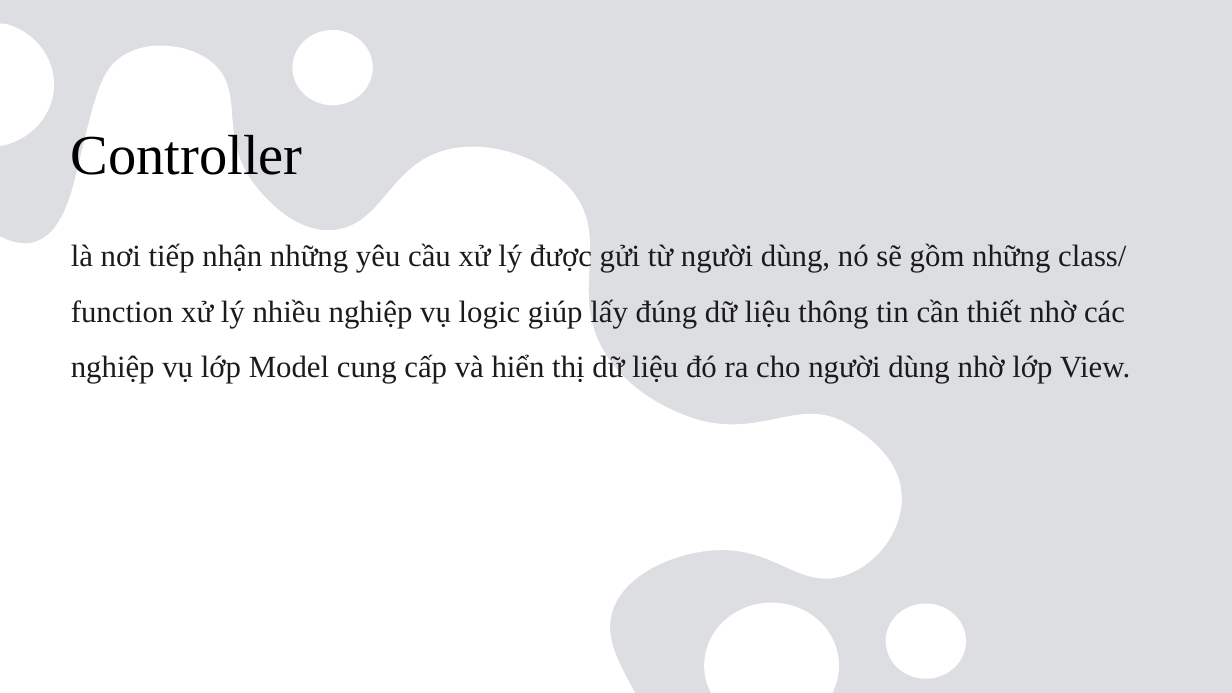
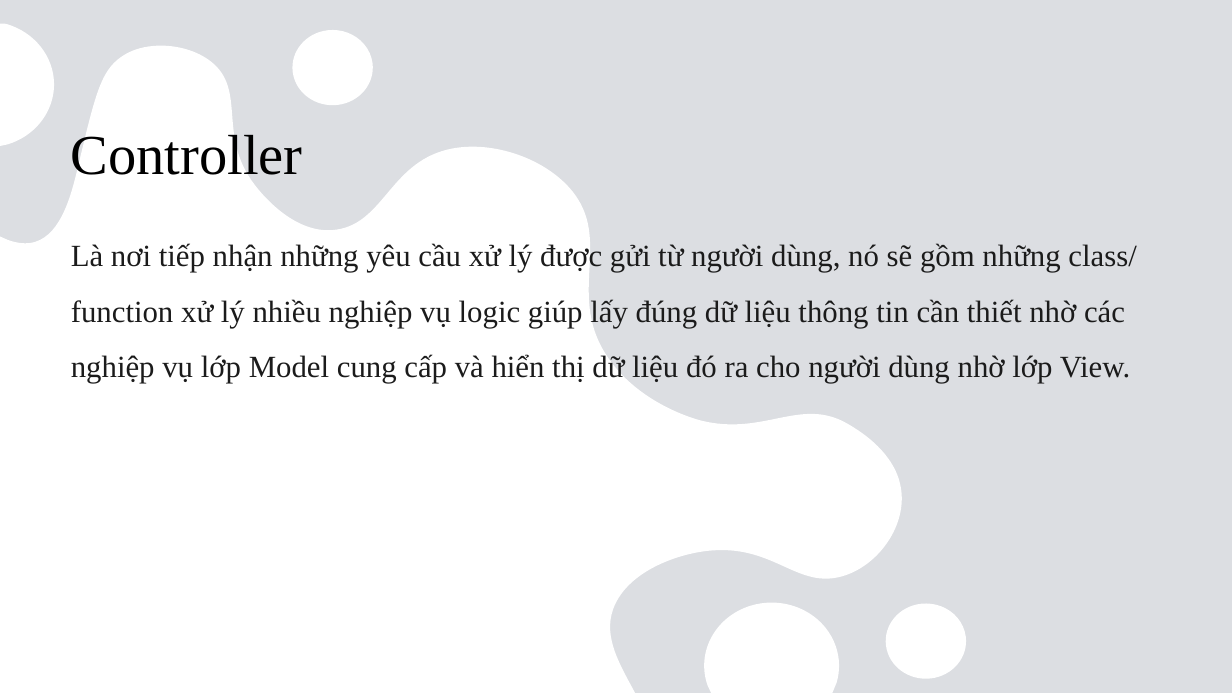
Before and after one commit to ngocson1603/khoaluanword, a slide deck: slide 54 of thuctapword/Báo cáo.pptx. Drawn at 1232x693 pixels with LibreOffice and Linux fonts; fonts in the diff are those of the drawing. Boxes give left, top, right and bottom in pixels: in the first picture for what was removed or moved away, otherwise in the second. Text is boxed around its words. In the diff, an @@ line names an element or a change of style, - is before the commit and + after.

```diff
--- a/thuctapword/Báo cáo.pptx
+++ b/thuctapword/Báo cáo.pptx
@@ text at [71, 243, 1136, 383]: text changed @@
-là nơi tiếp nhận những yêu cầu xử lý được gửi từ người dùng, nó sẽ gồm những class/ function xử lý nhiều nghiệp vụ logic giúp lấy đúng dữ liệu thông tin cần thiết nhờ các nghiệp vụ lớp Model cung cấp và hiển thị dữ liệu đó ra cho người dùng nhờ lớp View.
+Là nơi tiếp nhận những yêu cầu xử lý được gửi từ người dùng, nó sẽ gồm những class/ function xử lý nhiều nghiệp vụ logic giúp lấy đúng dữ liệu thông tin cần thiết nhờ các nghiệp vụ lớp Model cung cấp và hiển thị dữ liệu đó ra cho người dùng nhờ lớp View.
```
Also in this commit, not shown: 25 other slides changed.
